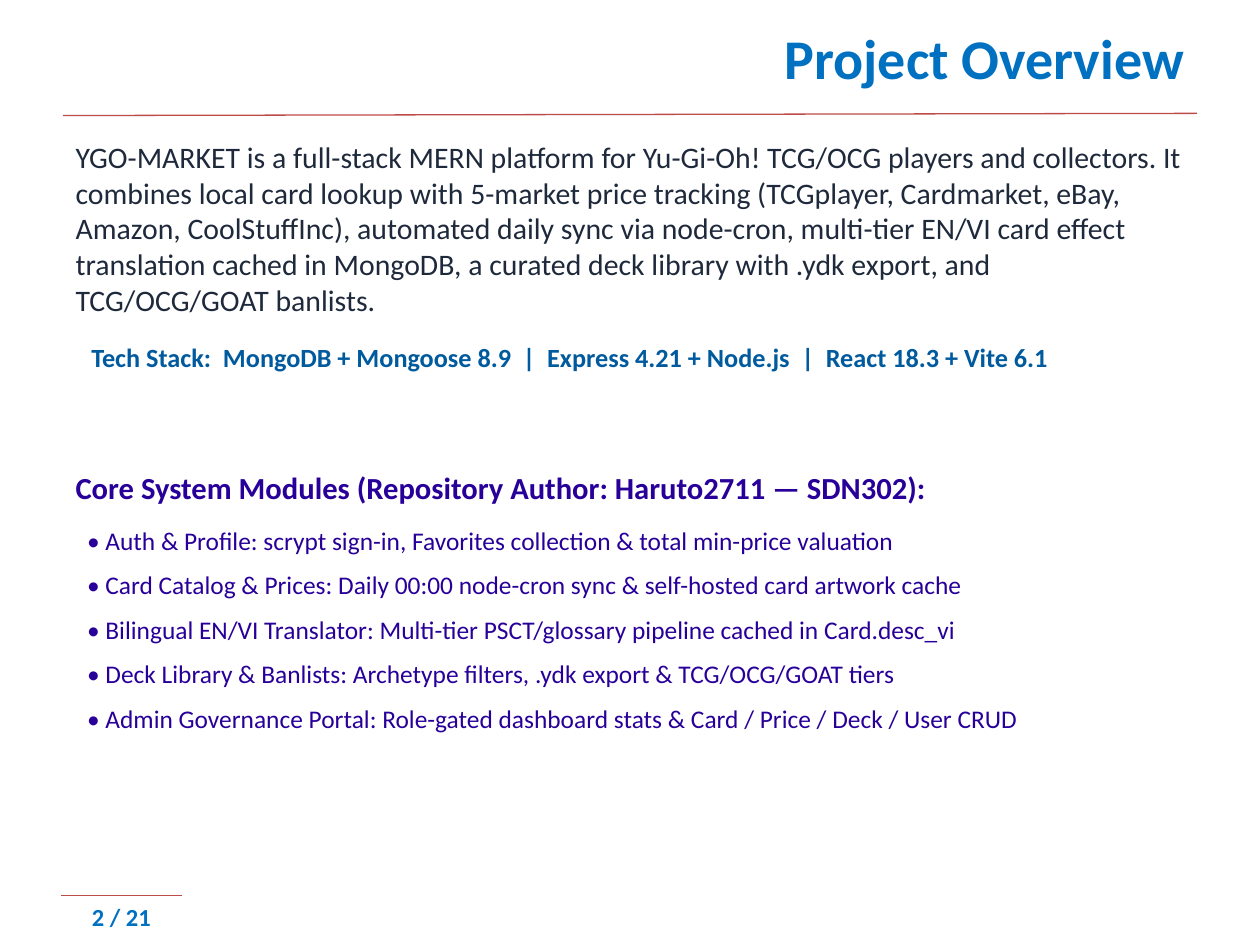
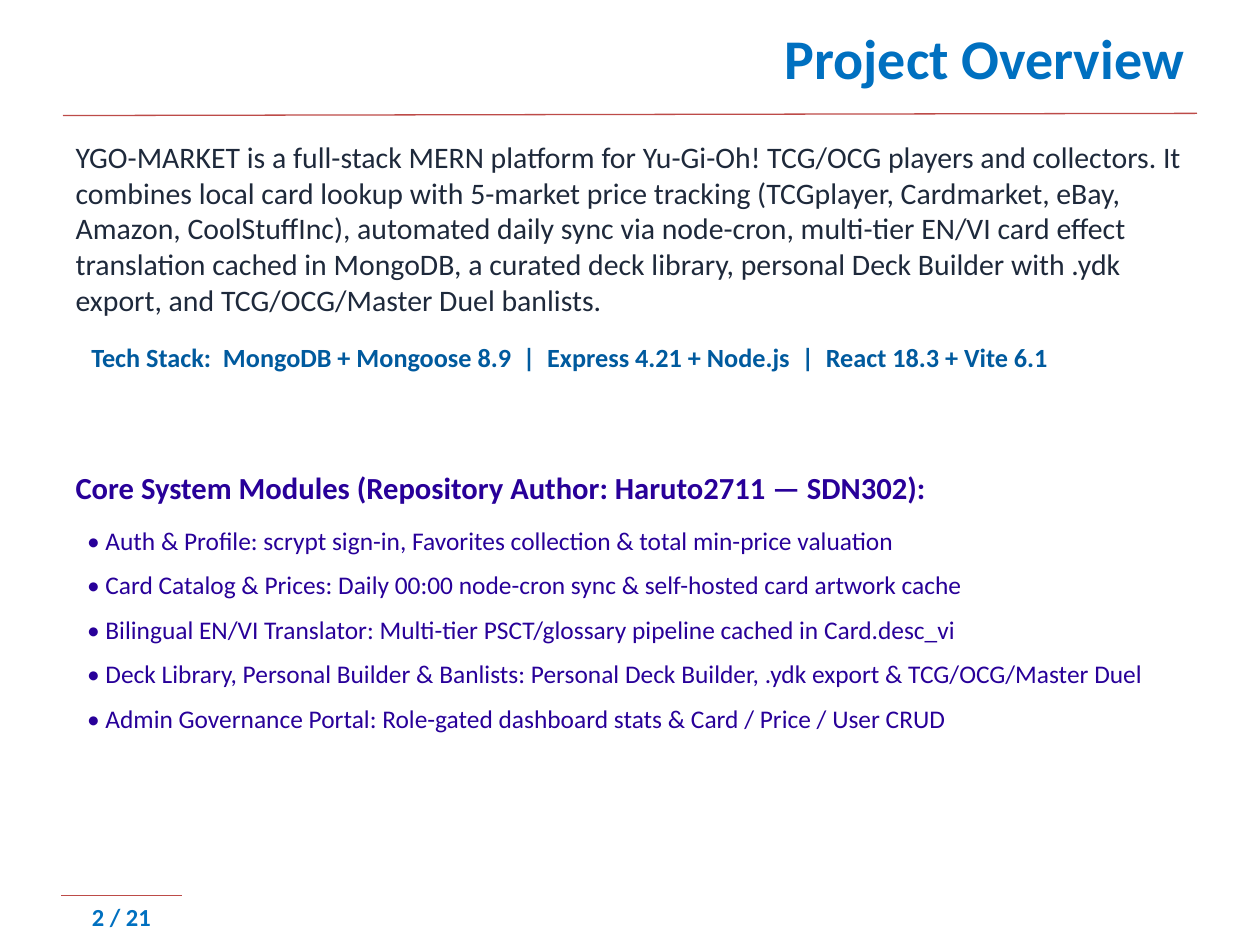
Before and after one commit to minhthanh1806/PROJECT_SDN, a slide deck: slide 2 of Tai lieu/Project Presentation.pptx. Drawn at 1260x945 pixels with LibreOffice and Linux fonts; fonts in the diff are those of the drawing; background and template pictures are left out. Boxes give left, top, right and bottom in pixels: in the first picture for what was removed or moved away, otherwise in the second. Text is boxed around its words. In the diff, an @@ line names an element or a change of style, - is before the commit and + after.

```diff
--- a/Tai lieu/Project Presentation.pptx
+++ b/Tai lieu/Project Presentation.pptx
@@ text at (76, 147, 1180, 316): text changed @@
-YGO-MARKET is a full-stack MERN platform for Yu-Gi-Oh! TCG/OCG players and collectors. It combines local card lookup with 5-market price tracking (TCGplayer, Cardmarket, eBay, Amazon, CoolStuffInc), automated daily sync via node-cron, multi-tier EN/VI card effect translation cached in MongoDB, a curated deck library with .ydk export, and TCG/OCG/GOAT banlists.
+YGO-MARKET is a full-stack MERN platform for Yu-Gi-Oh! TCG/OCG players and collectors. It combines local card lookup with 5-market price tracking (TCGplayer, Cardmarket, eBay, Amazon, CoolStuffInc), automated daily sync via node-cron, multi-tier EN/VI card effect translation cached in MongoDB, a curated deck library, personal Deck Builder with .ydk export, and TCG/OCG/Master Duel banlists.
@@ text at (105, 665, 1141, 733): text changed @@
-• Deck Library & Banlists: Archetype filters, .ydk export & TCG/OCG/GOAT tiers
-• Admin Governance Portal: Role-gated dashboard stats & Card / Price / Deck / User CRUD
+• Deck Library, Personal Builder & Banlists: Personal Deck Builder, .ydk export & TCG/OCG/Master Duel
+• Admin Governance Portal: Role-gated dashboard stats & Card / Price / User CRUD
```
Also in this commit, not shown: 5 other slides changed, 16 other files.
